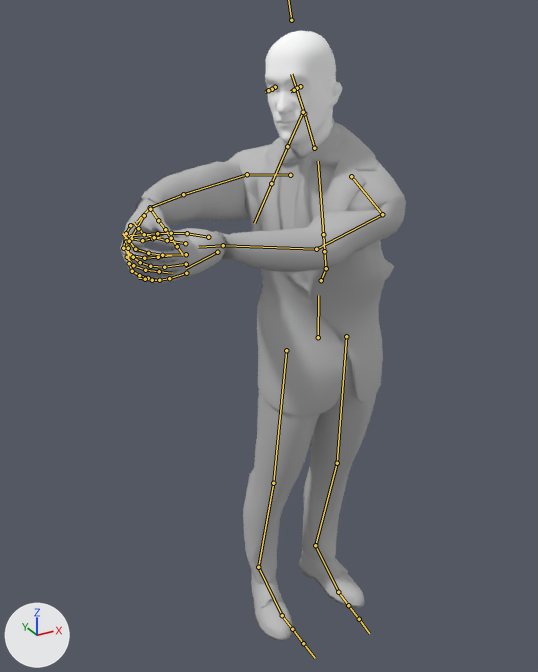
The FBX model Assets/StudioNewPunch/SuitPack/SuitedMan/Models/SuitedManFinal.1.fbx, before and after one commit.
Camera for both pictures: a 50 mm lens placed at (-1.048, -1.599, 1.801), pointed at (-0.194, -0.047, 1.025). Lighting does not change. The marker at lower left points along +X, +Y and +Z. Both versions are drawn at frame 2 of the action 'DeformationSystem|DeformationSystemAction.001'; the numbers are the values there. The bones that bend it are drawn over the model as lines.

The first picture shows 'HeadF', 'SuitGEO01'.
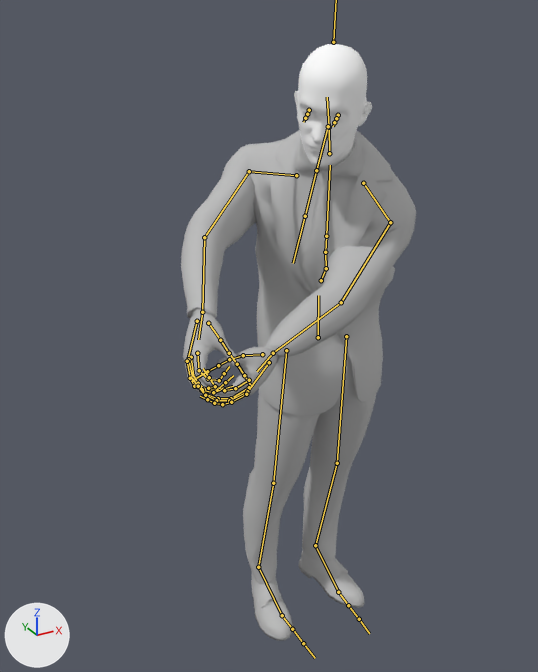
Where the change shows, as pixel boxes [x1, y1, x2, y2] in the pictures (538 x 672 px):
'SuitGEO01', posed (18% narrower): before [120, 117, 406, 641]; after [181, 130, 416, 641]
'HeadF', posed: before [265, 30, 342, 159]; after [294, 44, 372, 171]
bone 'Spine1Part1_M', root to tip: before (326, 268) to (324, 251); after (326, 268) to (325, 252)
bone 'Spine1Part2_M', root to tip: before (324, 251) to (323, 234); after (325, 252) to (326, 236)
bone 'Scapula_R', root to tip: before (290, 175) to (247, 174); after (296, 175) to (249, 171)
bone 'Shoulder_R', root to tip: before (247, 174) to (183, 194); after (249, 171) to (204, 237)
bone 'Wrist_R', root to tip: before (150, 207) to (137, 221); after (202, 312) to (198, 339)
bone 'Neck_M', root to tip: before (314, 148) to (304, 113); after (329, 153) to (329, 127)
bone 'Scapula_L', root to tip: before (351, 176) to (382, 214); after (363, 183) to (390, 222)
bone 'Shoulder_L', root to tip: before (382, 214) to (316, 249); after (390, 222) to (341, 302)

The change, as a diff of the scene's bpy script:
```diff
--- a/Assets/StudioNewPunch/SuitPack/SuitedMan/Models/SuitedManFinal.1.fbx.py
+++ b/Assets/StudioNewPunch/SuitPack/SuitedMan/Models/SuitedManFinal.1.fbx.py
@@ bone_spine1part1_m @@
 bone_spine1part1_m = bpy.data.objects['DeformationSystem'].pose.bones['Spine1Part1_M']  # child of 'Spine1_M'
-bone_spine1part1_m.rotation_quaternion = (0.829, 0.164, -0.459, 0.276)  # degrees (2, -58, 36)
+bone_spine1part1_m.rotation_quaternion = (0.898, 0.122, -0.37, 0.206)  # degrees (5, -46, 24)
@@ bone_spine1part2_m @@
 bone_spine1part2_m = bpy.data.objects['DeformationSystem'].pose.bones['Spine1Part2_M']  # child of 'Spine1Part1_M'
-bone_spine1part2_m.rotation_quaternion = (0.998, -0.045, 0.013, -0.052)  # degrees (-5, 1, -6)
+bone_spine1part2_m.rotation_quaternion = (0.998, -0.053, 0.015, -0.039)  # degrees (-6, 1, -5)
@@ bone_scapula_r @@
 bone_scapula_r = bpy.data.objects['DeformationSystem'].pose.bones['Scapula_R']  # child of 'Chest_M'
-bone_scapula_r.rotation_quaternion = (0.964, 0.072, 0.24, -0.088)  # degrees (6, 28, -9)
+bone_scapula_r.rotation_quaternion = (0.967, 0.062, 0.231, -0.093)  # degrees (5, 27, -10)
@@ bone_shoulder_r @@
 bone_shoulder_r = bpy.data.objects['DeformationSystem'].pose.bones['Shoulder_R']  # child of 'Scapula_R'
-bone_shoulder_r.rotation_quaternion = (0.847, 0.135, 0.189, -0.477)  # degrees (3, 27, -58)
+bone_shoulder_r.rotation_quaternion = (0.916, 0.145, 0.1, -0.36)  # degrees (12, 17, -41)
@@ bone_wrist_r @@
 bone_wrist_r = bpy.data.objects['DeformationSystem'].pose.bones['Wrist_R']  # child of 'Elbow_R'
-bone_wrist_r.rotation_quaternion = (0.931, 0.076, -0.163, 0.319)  # degrees (2, -21, 37)
+bone_wrist_r.rotation_quaternion = (0.937, 0.05, -0.179, 0.295)  # degrees (-1, -21, 35)
@@ bone_neck_m @@
 bone_neck_m = bpy.data.objects['DeformationSystem'].pose.bones['Neck_M']  # child of 'Chest_M'
-bone_neck_m.rotation_quaternion = (1.0, 0.0, 0.0, 0.0)  # degrees (0, 0, 0)
+bone_neck_m.rotation_quaternion = (0.996, -0.025, -0.018, -0.078)  # degrees (-3, -2, -9)
@@ bone_scapula_l @@
 bone_scapula_l = bpy.data.objects['DeformationSystem'].pose.bones['Scapula_L']  # child of 'Chest_M'
-bone_scapula_l.rotation_quaternion = (0.794, 0.427, -0.393, -0.177)  # degrees (68, -28, -45)
+bone_scapula_l.rotation_quaternion = (0.787, 0.44, -0.395, -0.178)  # degrees (70, -28, -45)
@@ bone_shoulder_l @@
 bone_shoulder_l = bpy.data.objects['DeformationSystem'].pose.bones['Shoulder_L']  # child of 'Scapula_L'
-bone_shoulder_l.rotation_quaternion = (0.874, 0.392, -0.265, 0.112)  # degrees (49, -33, -1)
+bone_shoulder_l.rotation_quaternion = (0.901, 0.247, -0.353, -0.055)  # degrees (38, -38, -20)
```
